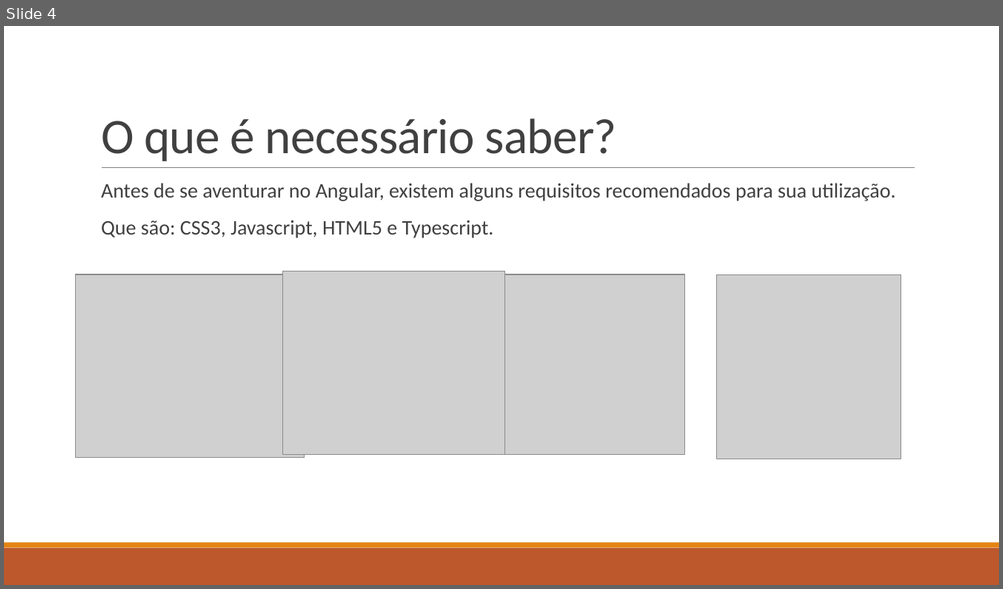
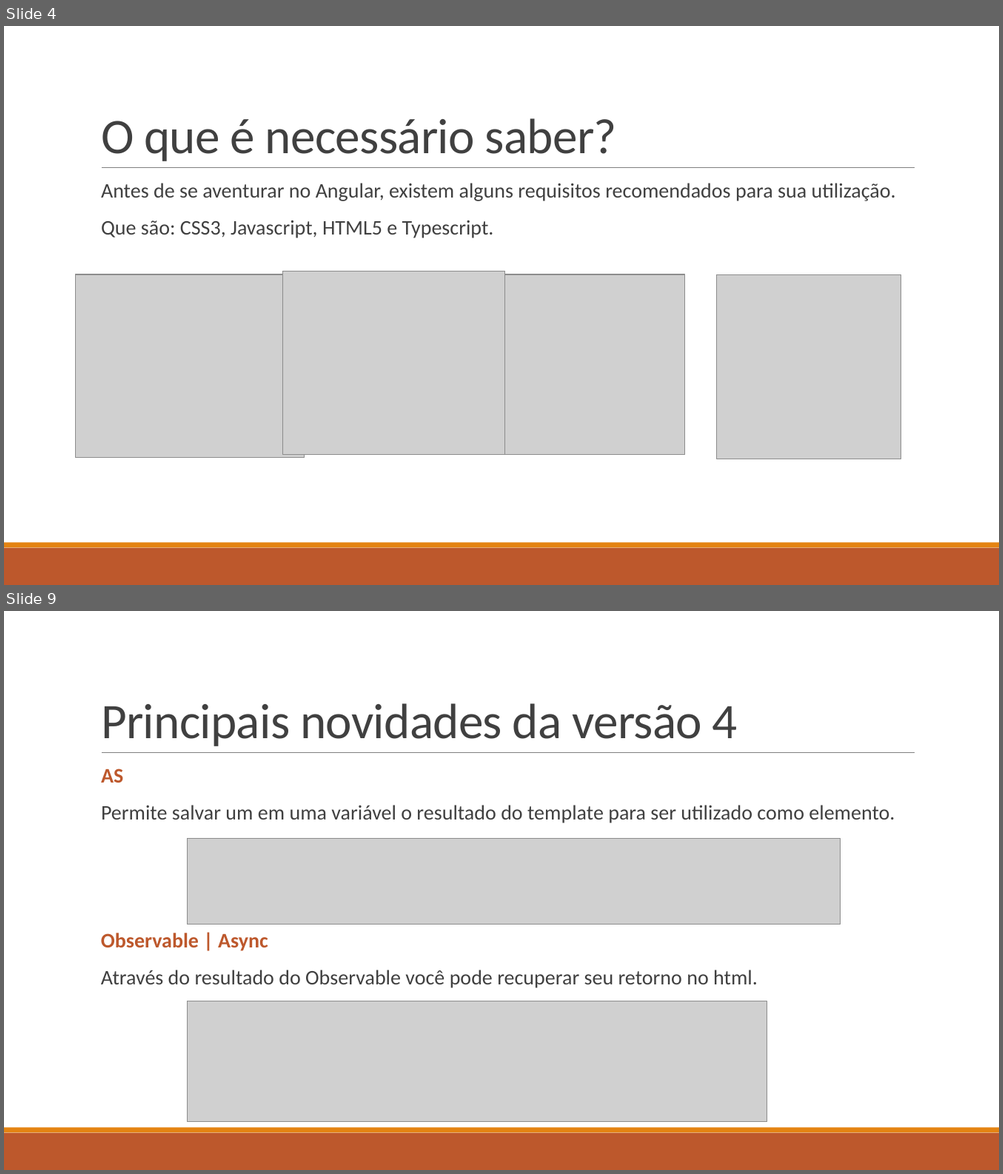
Before and after one commit to juninmd/Curso-Angular-4, a slide deck: Apresentação1.pptx. Shown one above the other, each under a label of ours: slide 4 before the commit, slides 4 and 9 after it; the slides between them are not shown. The pictures are 1003x589 and 1003x1174 pixels, drawn with LibreOffice and Linux fonts; fonts in the diff are those of the drawing; grey boxes stand for pictures. Boxes give left, top, right and bottom in pixels: in the first picture for what was removed or moved away, otherwise in the second. Text is boxed around its words. In the diff, an @@ line names an element or a change of style, - is before the commit and + after.

```diff
--- a/Apresentação1.pptx
+++ b/Apresentação1.pptx
@@ slide 9 added at <box>4,611,999,1170</box>, background #FFFFFF; not listed: 3 template elements that a slide beside it also shows @@
@@ title added at <box>101,703,737,746</box>, 48 pt, text #404040 @@
+Principais novidades da versão 4
@@ text added at <box>101,769,894,823</box>, 20 pt, text #404040 @@
+  AS
+  Permite salvar um em uma variável o resultado do template para ser utilizado como elemento.
@@ picture added at <box>187,839,840,925</box> @@
@@ text added at <box>101,933,757,988</box>, 20 pt, text #404040 @@
+  Observable | Async
+  Através do resultado do Observable você pode recuperar seu retorno no html.
@@ picture added at <box>187,1002,766,1123</box> @@
```
Also in this commit, not shown: 3 slides changed, 6 other slides added, 5 other files.
